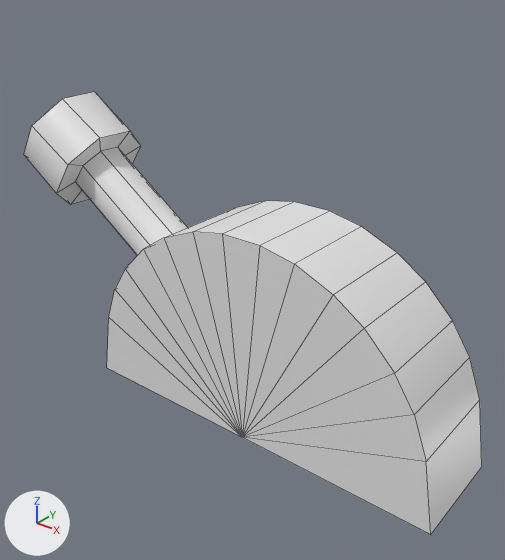
The FBX model Assets/art/models/environment/environmental props/lever.fbx as it was, and as the next commit left it.
Before and after are seen from a 50 mm camera at (23.76, -2.12, 2.12) aimed at (21.85, 0.26, 0.64). The lights are fixed; the arrows at lower left show +X, +Y and +Z. Mesh edges are drawn as thin lines.

Names of what the first picture shows: 'Cube.015', 'lever'.
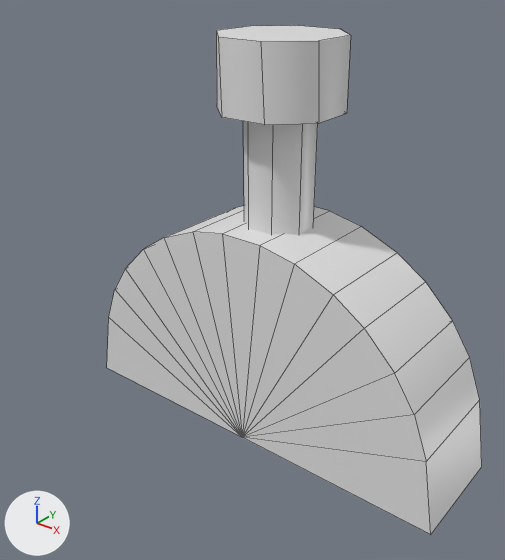
Where the change shows, as pixel boxes [x1, y1, x2, y2] in the pictures (505 x 560 px):
'Cube.015', moved, turned
    before: [24, 92, 188, 255]
    after: [216, 26, 351, 235]

The change in detail:
Object 'Cube.015' (ob_cube_015) turns from (0, 0, 56) to (0, 0, 0) degrees about x, y and z.
Object 'Cube.015' (ob_cube_015) moves from (0.0, 0.157, -0.268) to (0.0, 0.0, -0.268).
